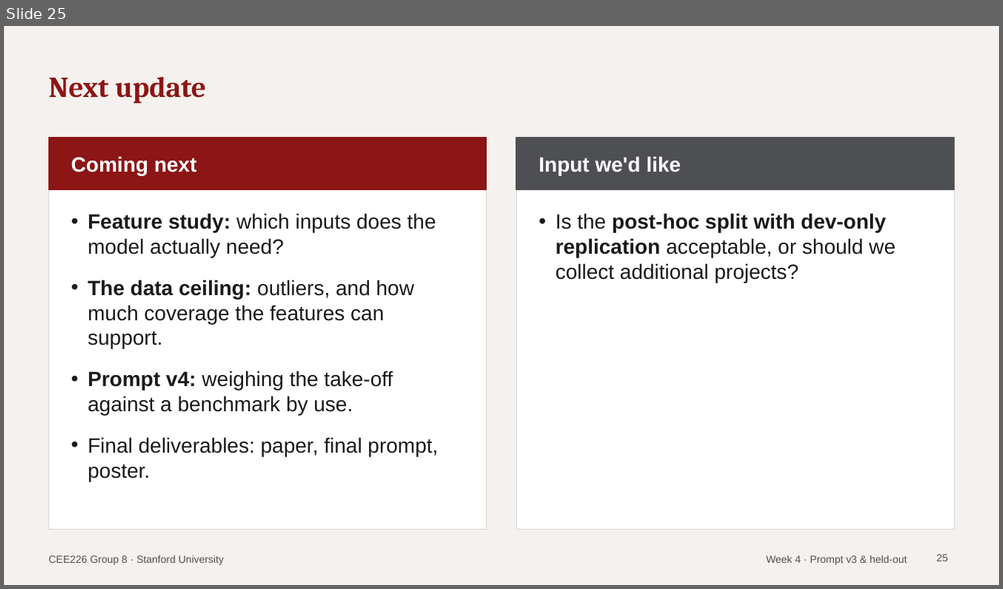
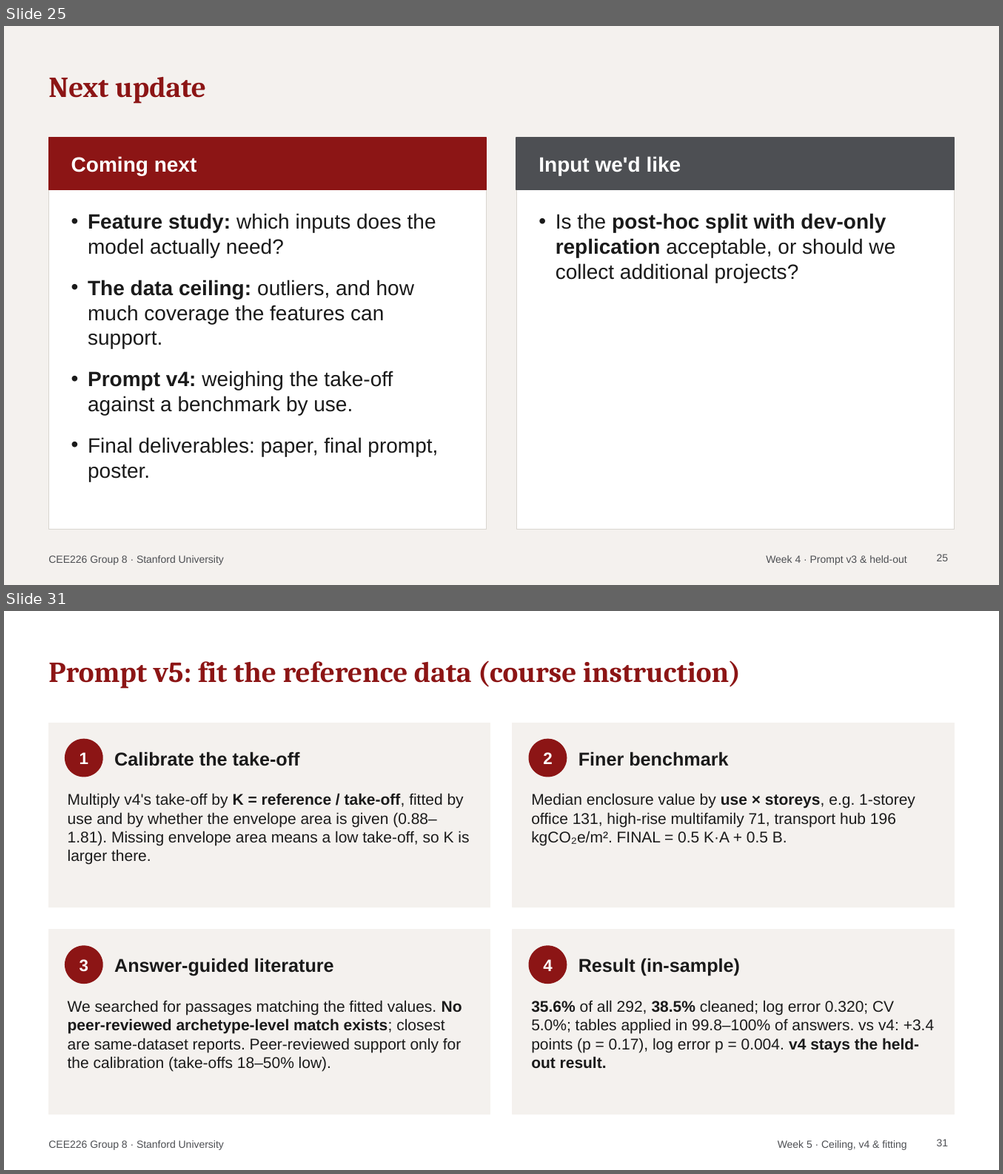
Before and after one commit to HeshanChen/CEE226LCA, a slide deck: report/weekly/weekly_updates.pptx. Shown one above the other, each under a label of ours: slide 25 before the commit, slides 25 and 31 after it; the slides between them are not shown. The pictures are 1003x589 and 1003x1174 pixels, drawn with LibreOffice and Linux fonts; fonts in the diff are those of the drawing. Boxes give left, top, right and bottom in pixels: in the first picture for what was removed or moved away, otherwise in the second. Text is boxed around its words. In the diff, an @@ line names an element or a change of style, - is before the commit and + after.

```diff
--- a/report/weekly/weekly_updates.pptx
+++ b/report/weekly/weekly_updates.pptx
@@ slide 31 added at [4, 611, 999, 1170], background #FFFFFF; not listed: 1 template element that a slide beside it also shows @@
@@ title added at [48, 661, 740, 689], 28 pt, text #8C1515, bold @@
+Prompt v5: fit the reference data (course instruction)
@@ rectangle added at [48, 723, 490, 908], fill #F4F1EE, outline #F4F1EE 1 pt @@
@@ ellipse added at [65, 739, 102, 777], fill #8C1515, outline #8C1515 1 pt @@
@@ rectangle added at [513, 723, 955, 908], fill #F4F1EE, outline #F4F1EE 1 pt @@
@@ ellipse added at [529, 739, 566, 777], fill #8C1515, outline #8C1515 1 pt @@
@@ text added at [79, 752, 88, 764], 16 pt, text #FFFFFF, bold @@
+1
@@ text added at [114, 752, 300, 766], 18 pt, text #1A1A1A, bold @@
+Calibrate the take-off
@@ text added at [543, 752, 552, 764], 16 pt, text #FFFFFF, bold @@
+2
@@ text added at [578, 752, 728, 766], 18 pt, text #1A1A1A, bold @@
+Finer benchmark
@@ text added at [68, 793, 469, 864], 15 pt, text #1A1A1A @@
+Multiply v4's take-off by K = reference / take-off, fitted by use and by whether the envelope area is given (0.88–1.81). Missing envelope area means a low take-off, so K is larger there.
@@ text added at [531, 793, 915, 846], 15 pt, text #1A1A1A @@
+Median enclosure value by use × storeys, e.g. 1-storey office 131, high-rise multifamily 71, transport hub 196 kgCO₂e/m². FINAL = 0.5 K·A + 0.5 B.
@@ rectangle added at [48, 931, 490, 1116], fill #F4F1EE, outline #F4F1EE 1 pt @@
@@ rectangle added at [513, 931, 955, 1116], fill #F4F1EE, outline #F4F1EE 1 pt @@
@@ ellipse added at [65, 947, 102, 984], fill #8C1515, outline #8C1515 1 pt @@
@@ text added at [79, 960, 88, 972], 16 pt, text #FFFFFF, bold @@
+3
@@ text added at [114, 958, 334, 977], 18 pt, text #1A1A1A, bold @@
+Answer-guided literature
@@ ellipse added at [529, 947, 566, 984], fill #8C1515, outline #8C1515 1 pt @@
@@ text added at [543, 960, 552, 971], 16 pt, text #FFFFFF, bold @@
+4
@@ text added at [578, 958, 740, 977], 18 pt, text #1A1A1A, bold @@
+Result (in-sample)
@@ text added at [68, 1000, 462, 1071], 15 pt, text #1A1A1A @@
+We searched for passages matching the fitted values. No peer-reviewed archetype-level match exists; closest are same-dataset reports. Peer-reviewed support only for the calibration (take-offs 18–50% low).
@@ text added at [531, 1000, 933, 1069], 15 pt, text #1A1A1A @@
+35.6% of all 292, 38.5% cleaned; log error 0.320; CV 5.0%; tables applied in 99.8–100% of answers. vs v4: +3.4 points (p = 0.17), log error p = 0.004. v4 stays the held-out result.
@@ text added at [777, 1141, 906, 1150], 10 pt, text #4D4F53 @@
+Week 5 · Ceiling, v4 & fitting
@@ page number added at [936, 1139, 948, 1147], 10 pt, text #4D4F53 @@
+31
```
Also in this commit, not shown: 7 slides changed, 2 other slides added, 1 slide removed, 23 other files.
